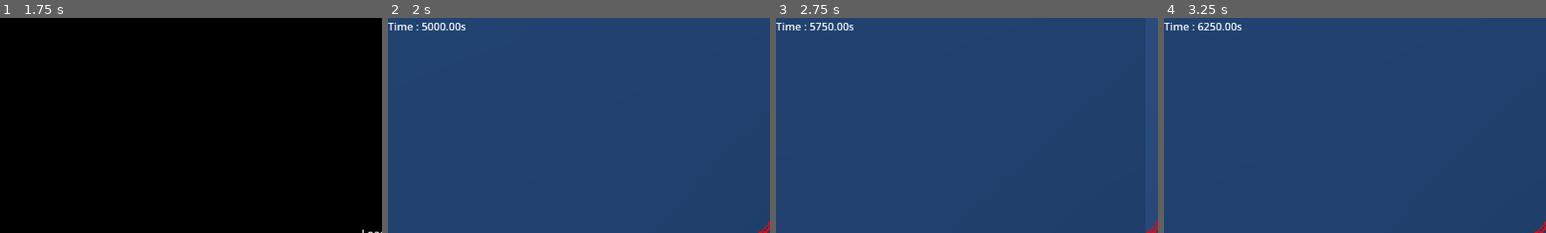
Above: before the commit, frames 1-4 (left to right).
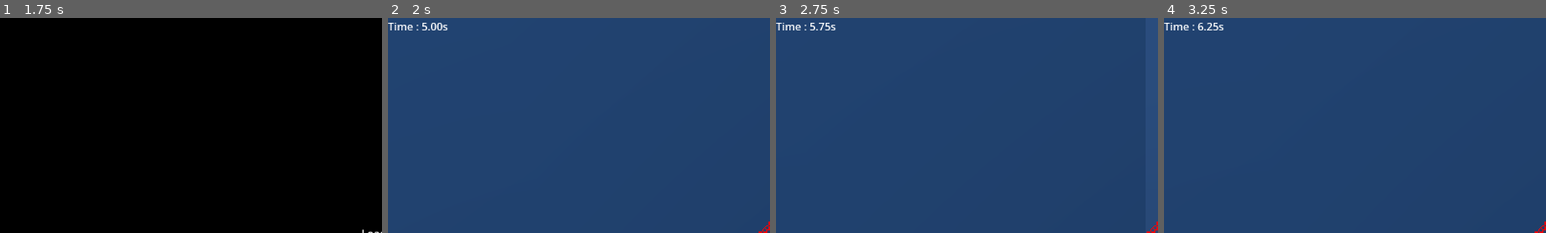
Above: after the commit, the same moments.

Repository: Lilianbazantay/Speed4Need
Game: Godot game, scene res://scenes/MainMenu/MainMenu.tscn
The game is run twice, just before and just after one commit, with the same random seed, the same clock (stepped at 60 frames per second) and the same inputs.
Inputs (mouse positions are % of the whole screen's width and height, from its top left):
- Up to frame 1 (1.75 s): click "PLAY" at 0.5 s; click (38, 42) at 1.27 s
- Up to frame 2 (2 s): no input
- Up to frame 3 (2.75 s): tap Enter (ui_accept) at 2 s; move the mouse to (55, 50) at 2.02 s; hold W (move_forward) from 2.03 s (still down); hold Ctrl (crouch) from 2.03 s (still down); tap Space (jump) at 2.27 s
- Up to frame 4 (3.25 s): keep holding W (move_forward); move the mouse to (45, 50) at 2.77 s; release Ctrl (crouch) at 2.78 s; tap E (grapple) at 2.85 s; tap Space (jump) at 3.02 s
The pictures show only the part of the screen within x 0-50%, y 0-50%; the shares and areas given below are measured in that part.

Frame 1 is identical in both runs. In frame 2, 0.2% of the frame differs, in the area x 10-21%, y 2-6%; in frame 3, 0.2%; in frame 4, 0.2%.

Commit message:
fix(win_scene): data printing

Diff:
--- a/GobalScripts/player_records.gd
+++ b/GobalScripts/player_records.gd
@@ -1,4 +1,4 @@
 extends Node
 
 var max_speed : float = 0.0
-var timer : float = 0.0
+var timer : int = 0
--- a/scenes/Player/timer.gd
+++ b/scenes/Player/timer.gd
@@ -1,6 +1,6 @@
 extends Control
 
-var time: float = 0.0
+var time: int = 0
 
 func _ready() -> void:
 	if (!PlayerSettings.timerEnabled):
@@ -8,5 +8,5 @@
 
 func _process(_delta: float) -> void:
 	time = Time.get_ticks_msec()
-	$Time.text = "Time : %.2fs" % time
+	$Time.text = "Time : %.2fs" % (time / 1000.0)
 	PlayerRecord.timer = time
--- a/scenes/Win/win_scene.gd
+++ b/scenes/Win/win_scene.gd
@@ -9,8 +9,8 @@
 	if winner_sound != null :
 		winner_sound.play()
 	if max_speed != null && timer != null :
-		max_speed.text = "Max Speed : " + str(PlayerRecord.max_speed)
-		timer.text = "Timer          : " + str(PlayerRecord.timer)
+		max_speed.text = "Max Speed : %.2f" % PlayerRecord.max_speed
+		timer.text = "Timer          : %.2f" % (PlayerRecord.timer / 1000)
 
 func _on_back_to_main_menu_pressed() -> void:
 	get_tree().change_scene_to_file("res://scenes/MainMenu/MainMenu.tscn")
